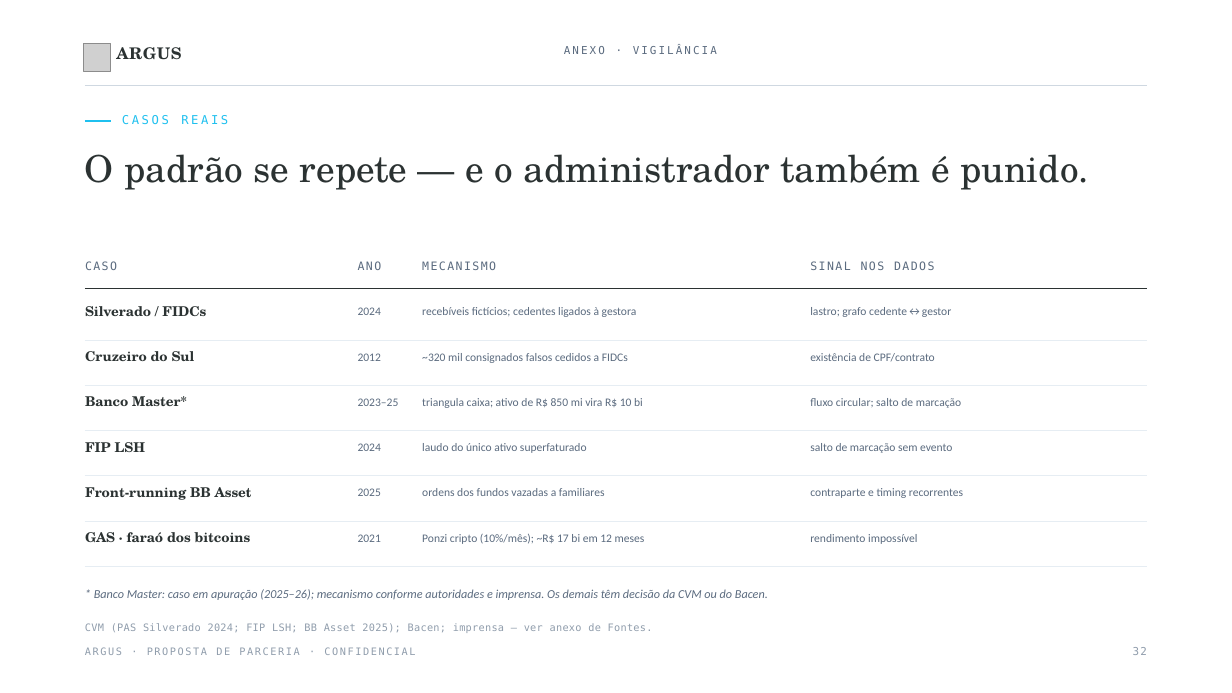
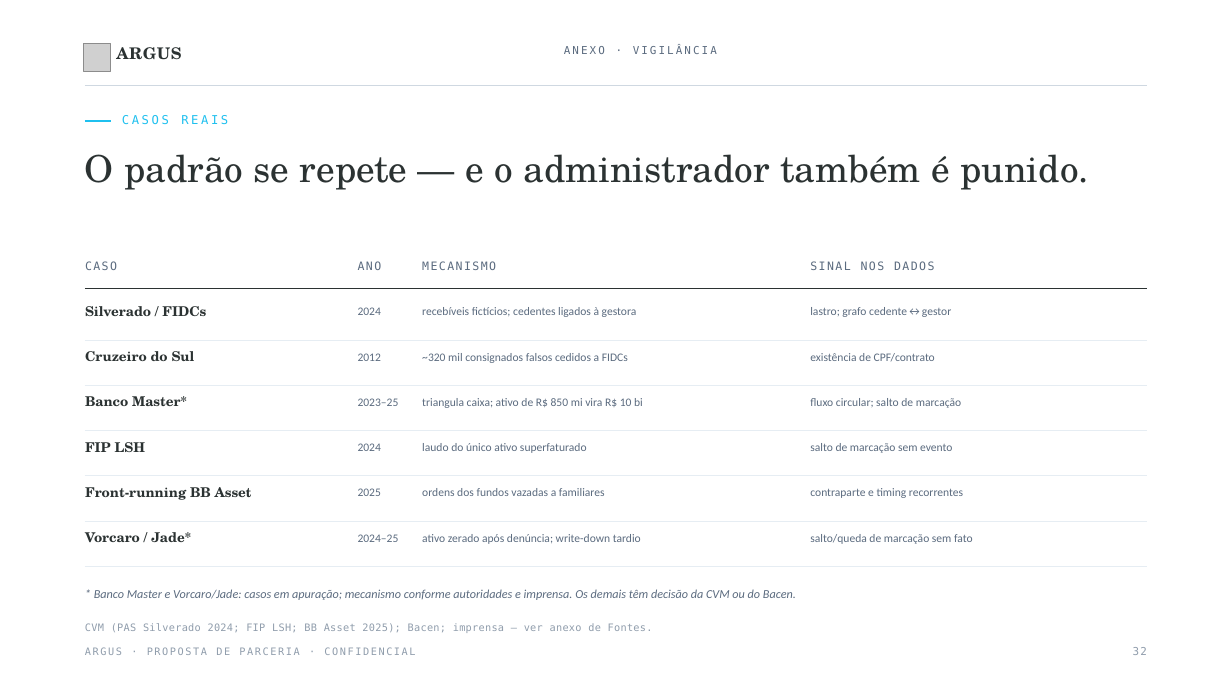
Before and after one commit to viniciuscbf/dtvm, a slide deck: slide 35 of apresentacao/Argus_Apresentacao.pptx. Drawn at 1232x693 pixels with LibreOffice and Linux fonts; fonts in the diff are those of the drawing; grey boxes stand for pictures. Boxes give left, top, right and bottom in pixels: in the first picture for what was removed or moved away, otherwise in the second. Text is boxed around its words. In the diff, an @@ line names an element or a change of style, - is before the commit and + after.

```diff
--- a/apresentacao/Argus_Apresentacao.pptx
+++ b/apresentacao/Argus_Apresentacao.pptx
@@ text at (85,532,191,542): text changed @@
-GAS · faraó dos bitcoins
+Vorcaro / Jade*
@@ text at (358,534,399,542): text changed @@
-2021
+2024–25
@@ text at (422,534,641,544): text changed @@
-Ponzi cripto (10%/mês); ~R$ 17 bi em 12 meses
+ativo zerado após denúncia; write-down tardio
@@ text at (810,534,973,544): text changed @@
-rendimento impossível
+salto/queda de marcação sem fato
@@ text at (94,589,796,600): text changed @@
-* Banco Master: caso em apuração (2025–26); mecanismo conforme autoridades e imprensa. Os demais têm decisão da CVM ou do Bacen.
+* Banco Master e Vorcaro/Jade: casos em apuração; mecanismo conforme autoridades e imprensa. Os demais têm decisão da CVM ou do Bacen.
```
Also in this commit, not shown: 7 other slides changed, 53 other files.
